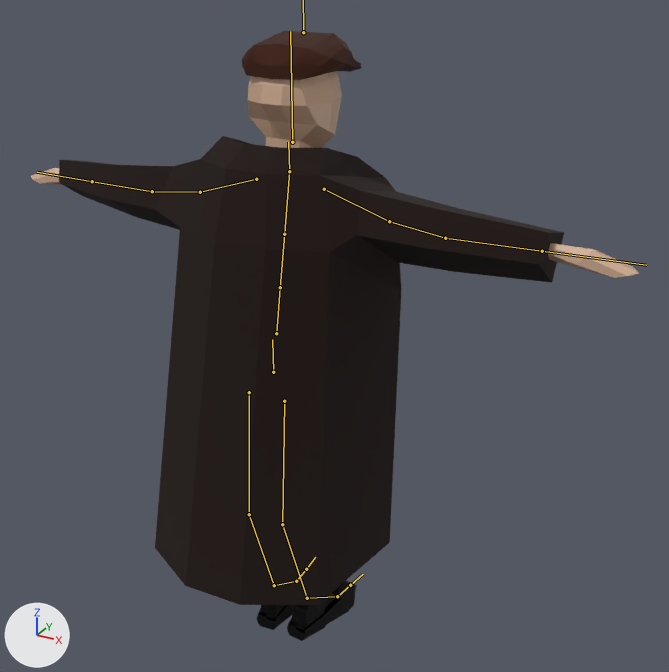
An edit to the Blender file assets/3d/player_animated.blend, drawn before and after from the same camera.
Camera for both pictures: a 50 mm lens placed at (1.79, -3.05, 3.15), pointed at (-0.05, 0.3, 1.47). Lighting does not change. The marker at lower left points along +X, +Y and +Z. The bones that bend it are drawn over the model as lines.

The first picture shows 'Cloak', 'Hat', 'Human_male', 'Shoe1', 'Shoe2'.
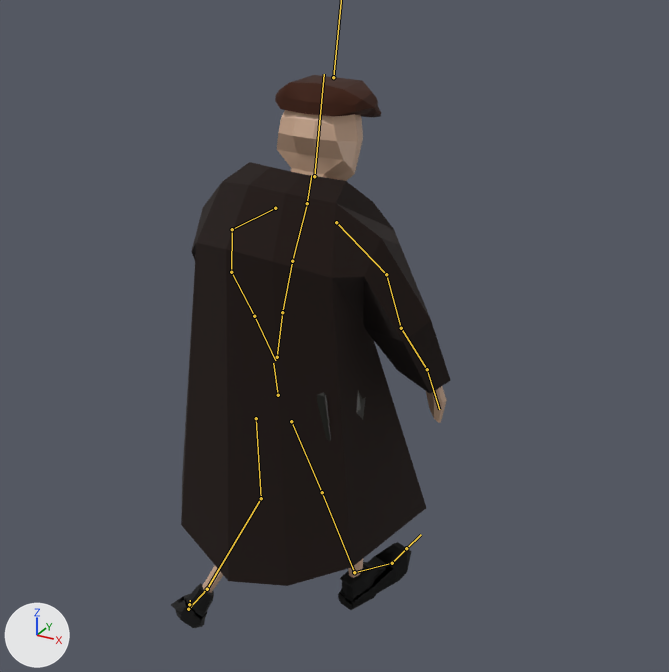
The newer file adds an action. The first version stands in its rest pose; the second is drawn at frame 31 of the action 'Walking'.

The change in detail:
Bone 'mixamorig:Hips' (bone_mixamorig_hips) moves from (0.0, 0.0, 0.0) to (1.6, -14.0, 5.4).
Bone 'mixamorig:Hips' (bone_mixamorig_hips) turns from (0, 0, 0) to (1, 3, -7) degrees about its own x, y and z.
Bone 'mixamorig:Spine' (bone_mixamorig_spine) turns from (0, 0, 0) to (6, 0, 7) degrees about its own x, y and z.
Bone 'mixamorig:Spine1' (bone_mixamorig_spine1) turns from (0, 0, 0) to (3, -2, 2) degrees about its own x, y and z.
Bone 'mixamorig:Spine2' (bone_mixamorig_spine2) turns from (0, 0, 0) to (3, -2, 2) degrees about its own x, y and z.
Bone 'mixamorig:Head' (bone_mixamorig_head) turns from (0, 0, 0) to (-4, 6, -2) degrees about its own x, y and z.
Bone 'mixamorig:LeftShoulder' (bone_mixamorig_leftshoulder) turns from (0, 0, 0) to (10, 2, 14) degrees about its own x, y and z.
Bone 'mixamorig:LeftArm' (bone_mixamorig_leftarm) turns from (0, 0, 0) to (41, 2, 49) degrees about its own x, y and z.
Bone 'mixamorig:LeftForeArm' (bone_mixamorig_leftforearm) turns from (0, 0, 0) to (-7, 1, 12) degrees about its own x, y and z.
Bone 'mixamorig:LeftHand' (bone_mixamorig_lefthand) turns from (0, 0, 0) to (6, 1, 1) degrees about its own x, y and z.
Bone 'mixamorig:RightShoulder' (bone_mixamorig_rightshoulder) turns from (0, 0, 0) to (14, -1, -9) degrees about its own x, y and z.
Bone 'mixamorig:RightArm' (bone_mixamorig_rightarm) turns from (0, 0, 0) to (39, 0, -42) degrees about its own x, y and z.
Bone 'mixamorig:RightForeArm' (bone_mixamorig_rightforearm) turns from (0, 0, 0) to (-8, -1, -18) degrees about its own x, y and z.
Bone 'mixamorig:RightHand' (bone_mixamorig_righthand) turns from (0, 0, 0) to (8, 4, -1) degrees about its own x, y and z.
Bone 'mixamorig:LeftUpLeg' (bone_mixamorig_leftupleg) turns from (0, 0, 0) to (25, -14, 12) degrees about its own x, y and z.
Bone 'mixamorig:LeftLeg' (bone_mixamorig_leftleg) turns from (0, 0, 0) to (-54, 19, 13) degrees about its own x, y and z.
Bone 'mixamorig:LeftFoot' (bone_mixamorig_leftfoot) turns from (0, 0, 0) to (-5, 2, 2) degrees about its own x, y and z.
Bone 'mixamorig:RightUpLeg' (bone_mixamorig_rightupleg) turns from (0, 0, 0) to (34, 7, 12) degrees about its own x, y and z.
Bone 'mixamorig:RightLeg' (bone_mixamorig_rightleg) turns from (0, 0, 0) to (-34, -6, -10) degrees about its own x, y and z.
Bone 'mixamorig:RightFoot' (bone_mixamorig_rightfoot) turns from (0, 0, 0) to (15, 10, 5) degrees about its own x, y and z.

Location of each change, (x1, y1, x2, y2) in pixels of the pictures (669 x 672 px):
'Cloak', posed (46% narrower, 10% shorter): before (59, 136, 564, 605); after (181, 162, 451, 586)
'Human_male', posed: before (31, 71, 638, 278); after (202, 110, 447, 593)
'Hat', posed (11% narrower, 14% shorter): before (242, 31, 361, 80); after (275, 75, 381, 117)
'Shoe2', posed (13% taller): before (287, 581, 357, 641); after (338, 542, 411, 610)
'Shoe1', posed: before (257, 605, 293, 630); after (171, 583, 214, 628)
bone 'mixamorig:Hips', root to tip: before (273, 372) to (272, 339); after (278, 395) to (273, 363)
bone 'mixamorig:Spine', root to tip: before (276, 333) to (280, 287); after (277, 357) to (282, 312)
bone 'mixamorig:Spine1', root to tip: before (280, 287) to (284, 234); after (282, 312) to (292, 261)
bone 'mixamorig:Spine2', root to tip: before (284, 234) to (289, 170); after (292, 261) to (307, 202)
bone 'mixamorig:Head', root to tip: before (292, 142) to (290, 31); after (314, 176) to (324, 74)
bone 'mixamorig:LeftShoulder', root to tip: before (256, 179) to (200, 192); after (275, 208) to (232, 229)
bone 'mixamorig:LeftArm', root to tip: before (200, 192) to (152, 191); after (232, 229) to (231, 272)
bone 'mixamorig:LeftForeArm', root to tip: before (152, 191) to (92, 181); after (231, 272) to (254, 316)
bone 'mixamorig:LeftHand', root to tip: before (92, 181) to (37, 172); after (254, 316) to (275, 360)
bone 'mixamorig:RightShoulder', root to tip: before (324, 189) to (389, 221); after (336, 222) to (386, 274)
bone 'mixamorig:RightArm', root to tip: before (389, 221) to (445, 238); after (386, 274) to (401, 328)
bone 'mixamorig:RightForeArm', root to tip: before (445, 238) to (542, 251); after (401, 328) to (427, 369)
bone 'mixamorig:RightHand', root to tip: before (542, 251) to (646, 265); after (427, 369) to (439, 409)
bone 'mixamorig:LeftUpLeg', root to tip: before (249, 392) to (249, 514); after (256, 418) to (261, 498)
bone 'mixamorig:LeftLeg', root to tip: before (249, 514) to (274, 585); after (261, 498) to (207, 589)
bone 'mixamorig:LeftFoot', root to tip: before (274, 585) to (296, 581); after (207, 589) to (188, 609)
bone 'mixamorig:RightUpLeg', root to tip: before (284, 401) to (282, 524); after (291, 421) to (322, 492)
bone 'mixamorig:RightLeg', root to tip: before (282, 524) to (307, 598); after (322, 492) to (354, 572)
bone 'mixamorig:RightFoot', root to tip: before (307, 598) to (337, 596); after (354, 572) to (392, 563)
